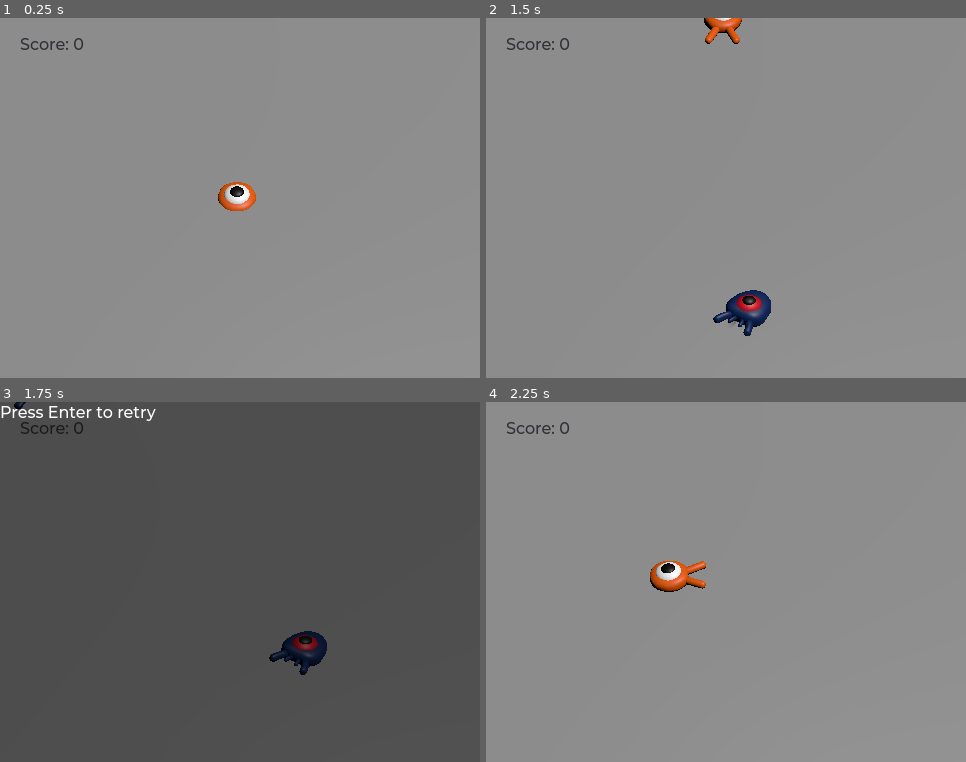
Above: before the commit, frames 1-4 (two rows, left to right).
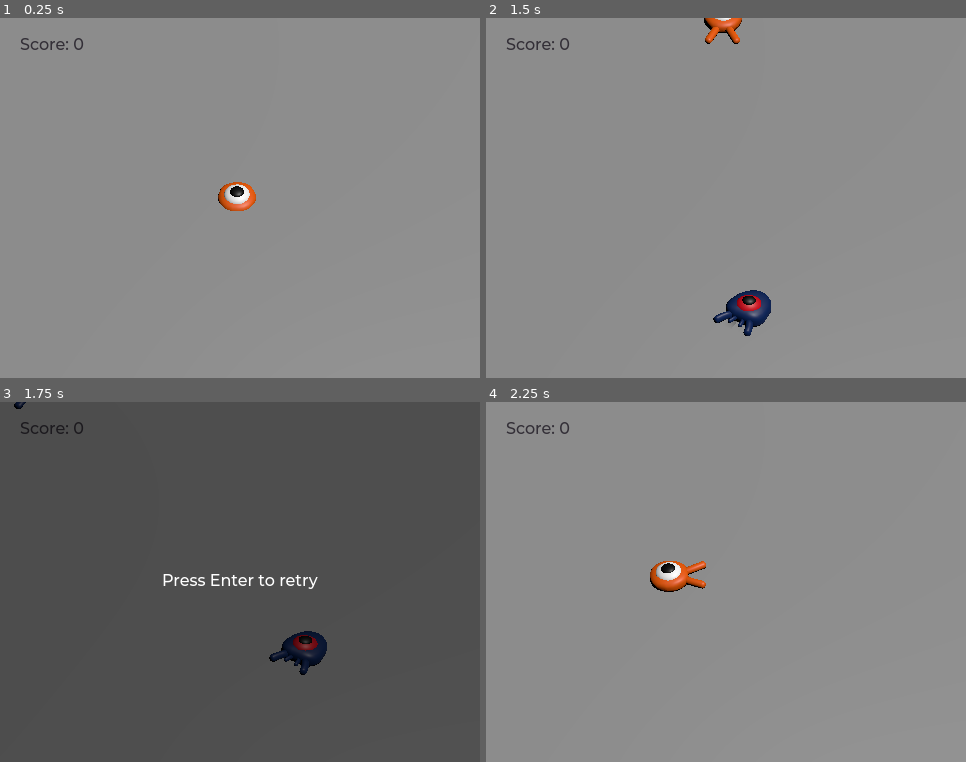
Above: after the commit, the same moments.

Repository: godotengine/godot-3d-dodge-the-creeps
Game: Godot game, scene res://Main.tscn
Same seed, same stepped clock (60 frames per second), same inputs: the game is played once before the commit and once after it.
Inputs:
- Up to frame 1 (0.25 s): no input
- Up to frame 2 (1.5 s): tap Enter (ui_accept) at 0.5 s; hold Up (move_forward) from 0.53 s (still down); tap Space (jump) at 0.77 s
- Up to frame 3 (1.75 s): keep holding Up (move_forward); tap Space (jump) at 1.52 s
- Up to frame 4 (2.25 s): tap Enter (ui_accept) at 2 s; release Up (move_forward) at 2.03 s; hold Left (move_left) from 2.03 s (still down)

Frames 1-2 are identical in both runs. In frame 3, 0.9% of the frame differs, in the area x 0-67%, y 1-52%; in frame 4, nothing differs.

Commit message:
Update game UI to use anchors

Diff:
--- a/dodge_the_creeps_3d/Main.tscn
+++ b/dodge_the_creeps_3d/Main.tscn
@@ -104,16 +104,27 @@
 script = ExtResource("6")
 
 [node name="Retry" type="ColorRect" parent="UserInterface"]
-visible = false
-layout_mode = 0
+layout_mode = 1
+anchors_preset = 15
 anchor_right = 1.0
 anchor_bottom = 1.0
+grow_horizontal = 2
+grow_vertical = 2
 color = Color(0, 0, 0, 0.447059)
 
 [node name="Label" type="Label" parent="UserInterface/Retry"]
-layout_mode = 0
-anchor_right = 1.0
-anchor_bottom = 1.0
+layout_mode = 1
+anchors_preset = 8
+anchor_left = 0.5
+anchor_top = 0.5
+anchor_right = 0.5
+anchor_bottom = 0.5
+offset_left = -78.0
+offset_top = -12.0
+offset_right = 78.0
+offset_bottom = 12.0
+grow_horizontal = 2
+grow_vertical = 2
 text = "Press Enter to retry"
 
 [connection signal="hit" from="Player" to="." method="_on_Player_hit"]
